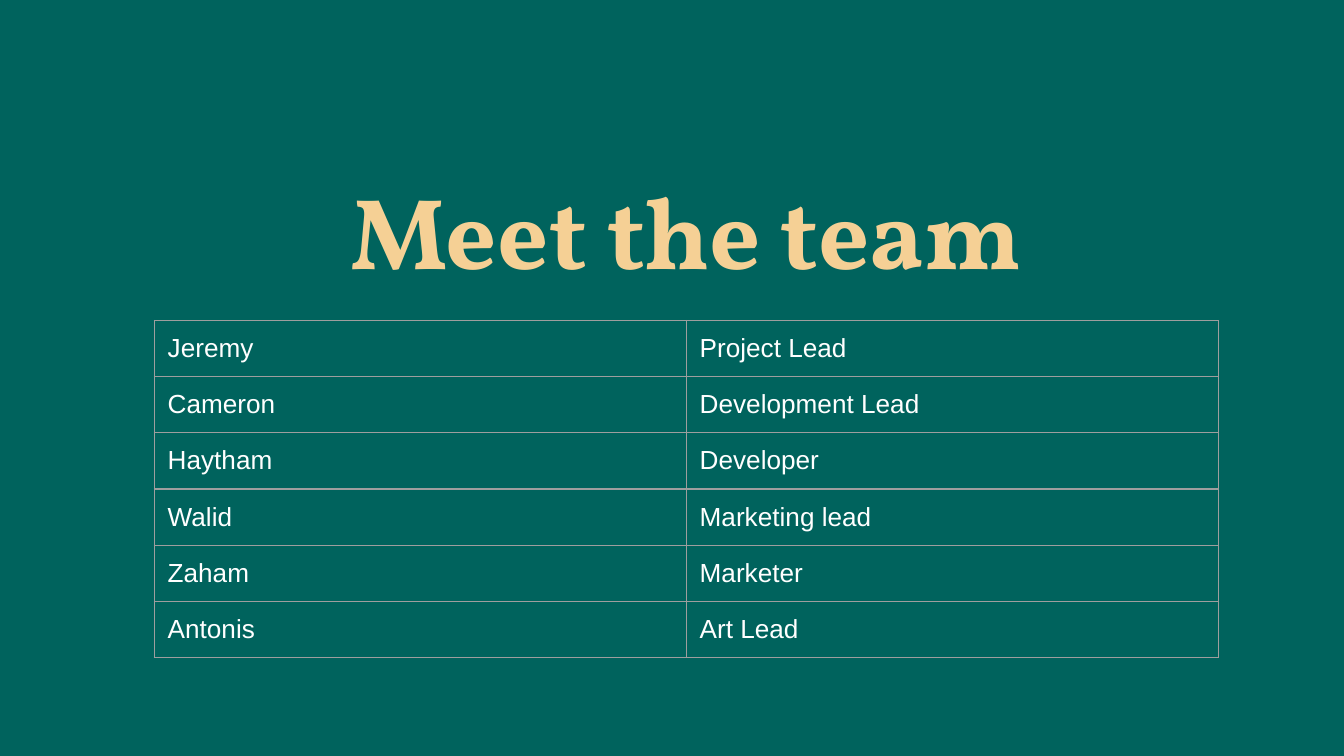
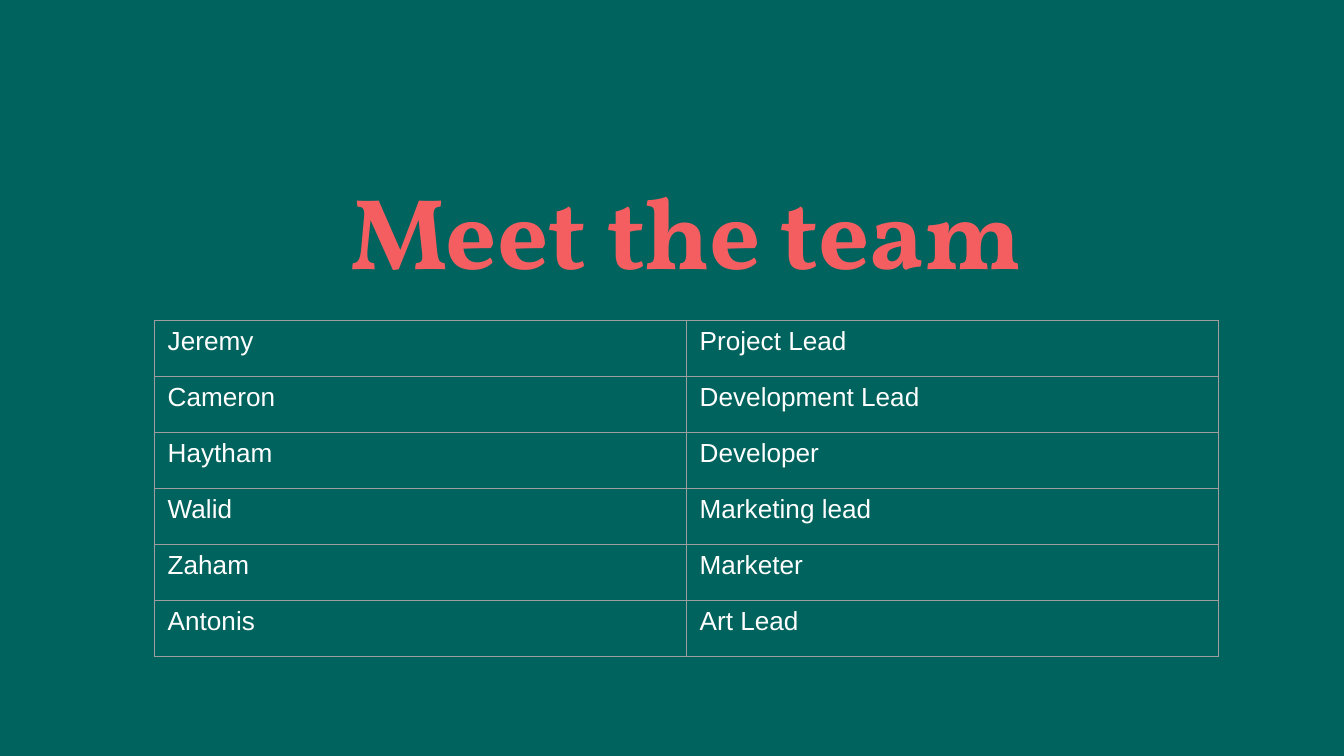
Before and after one commit to CamH04/Enterprise-Project-Group-9, a slide deck: slide 2 of Assignment2/B6 Presentation Documentation and Prototype/presentations/MY Software Presentation 3.pptx. Drawn at 1344x756 pixels with LibreOffice and Linux fonts; fonts in the diff are those of the drawing; background and template pictures are left out. Boxes give left, top, right and bottom in pixels: in the first picture for what was removed or moved away, otherwise in the second. Text is boxed around its words. In the diff, an @@ line names an element or a change of style, - is before the commit and + after.

```diff
--- a/Assignment2/B6 Presentation Documentation and Prototype/presentations/MY Software Presentation 3.pptx
+++ b/Assignment2/B6 Presentation Documentation and Prototype/presentations/MY Software Presentation 3.pptx
@@ title "Meet the team" at (x1=350, y1=197, x2=1022, y2=270): text colour #F5D095 to #F55E61 @@
@@ table at (x1=155, y1=320, x2=1219, y2=657) @@
@@ borders changed @@
```
Also in this commit, not shown: 6 other slides changed, 2 other files.
